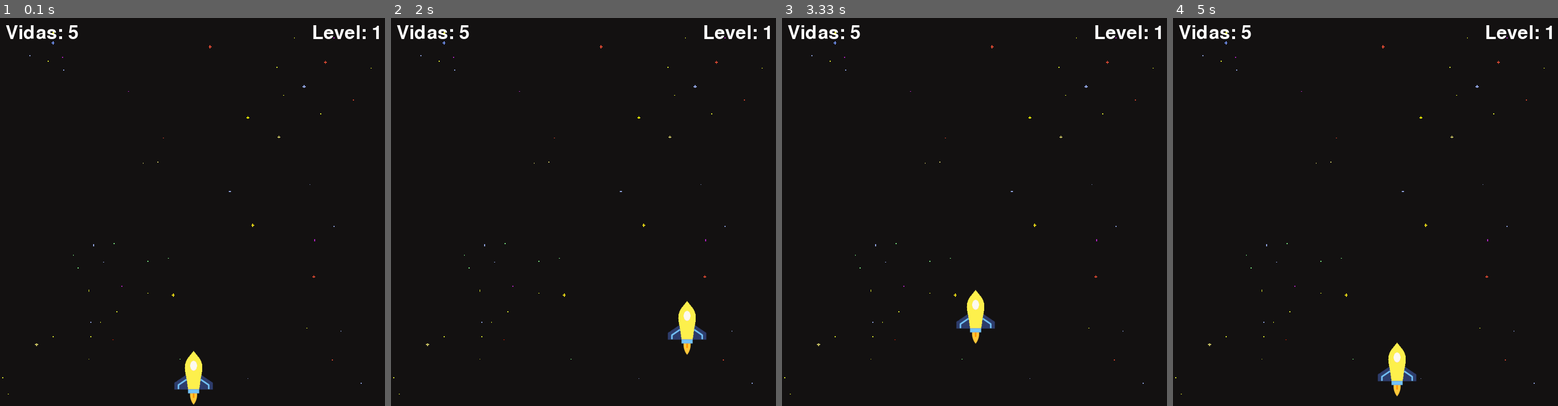
Above: before the commit, frames 1-4 (left to right).
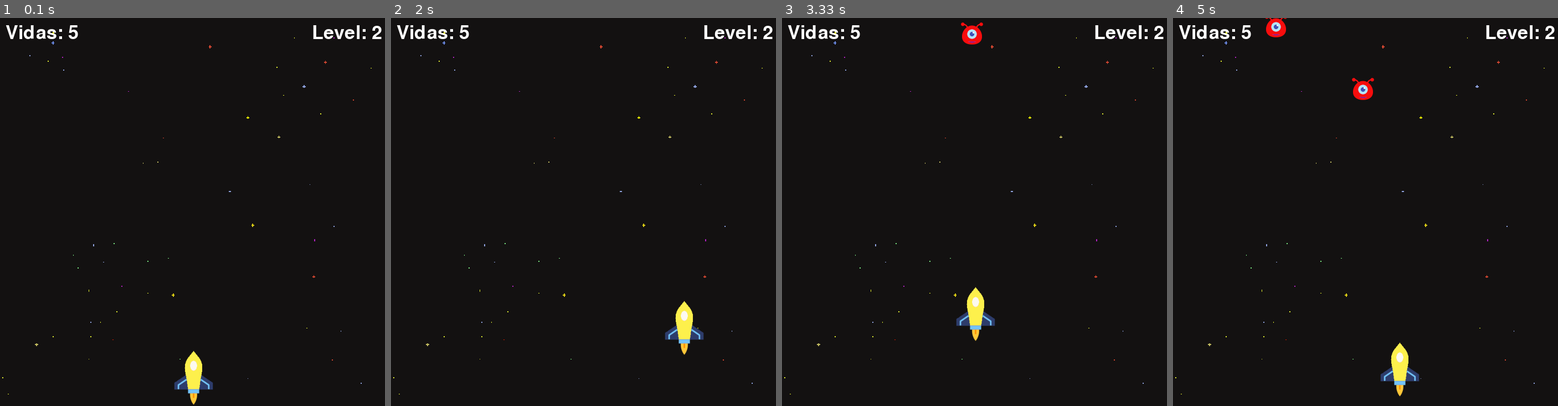
Above: after the commit, the same moments.

Repository: lavinyacorreia/PI-PYGAME
Game: pygame game, started from main.py
The game is run twice, just before and just after one commit, with the same random seed, the same clock (stepped at 60 frames per second) and the same inputs.
Inputs:
- Up to frame 1 (0.1 s): no input
- Up to frame 2 (2 s): hold Right 0.33-0.8 s; hold Up 0.83-1.13 s; hold Right 1.17-1.63 s; hold Left from 1.67 s (still down)
- Up to frame 3 (3.33 s): release Left at 2.2 s; hold Down 2.23-2.53 s; hold Left 2.57-2.97 s; hold Up from 3 s (still down)
- Up to frame 4 (5 s): release Up at 3.37 s; hold Right 3.4-4.03 s; hold Down 4.07-4.43 s; hold Left 4.47-4.93 s; hold Right from 4.97 s (still down)

The runs differ from the first frame. In frame 1, less than 0.1% of the frame differs, in the area x 96-100%, y 2-6%; in frame 2, 0.4%; in frame 3, 0.6%; in frame 4, 0.9%, in the area x 24-100%, y 0-98%.

Commit message:
Implementação das posições iniciais dos aliens - utilizando o random

Diff:
--- a/main.py
+++ b/main.py
@@ -72,6 +72,8 @@
         self.ship_img, self.laser_img = self.COLOR_ALIEN[color]
         self.mask = pygame.mask.from_surface(self.ship_img)
 
+    def move(self, vel):
+        self.y += vel
 
 
 
@@ -83,6 +85,11 @@
     lives = 5
     main_font = pygame.font.SysFont("comicsans", 50)
     velocidade_jogador = 5
+
+    #aliens
+    inimigos = []
+    onda_inimigos = 5
+    velocidade_inimigo = 1
 
     player = Player(300,600)
 
@@ -97,12 +104,24 @@
         WIN.blit(lives_label, (10, 10))
         WIN.blit(level_label, (WIDTH - level_label.get_width() - 10, 10))
 
+        for inimigo in inimigos:
+            inimigo.draw(WIN)
+
         player.draw(WIN)
+
         pygame.display.update()
 
     while run:
         clock.tick(FPS)
-        redraw_window()
+
+        if len(inimigos) == 0:
+            level += 1
+            onda_inimigos += 3
+            #Todos os aliens com mesma velocidade, porém com posições iniciais diferentes
+            for i in range(onda_inimigos):
+                inimigo = Alien(random.randrange(50, WIDTH-100), random.randrange(-1500, -100), random.choice(["red", "blue", "green"]))
+                inimigos.append(inimigo)
+
 
         #Fechar o programa
         for event in pygame.event.get():
@@ -120,4 +139,11 @@
         if keys[pygame.K_DOWN] and player.y + velocidade_jogador + player.get_height() + 15<HEIGHT: #para baixo
             player.y += velocidade_jogador
 
+
+        for inimigo in inimigos:
+            inimigo.move(velocidade_inimigo)
+
+
+        redraw_window()
+
 main()
